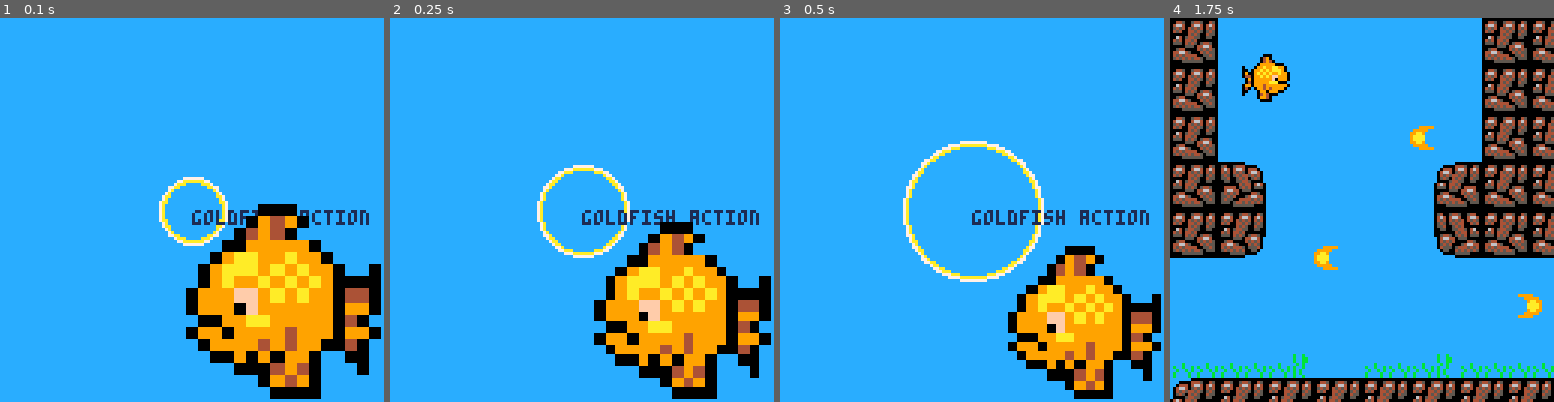
Above: before the commit, frames 1-4 (left to right).
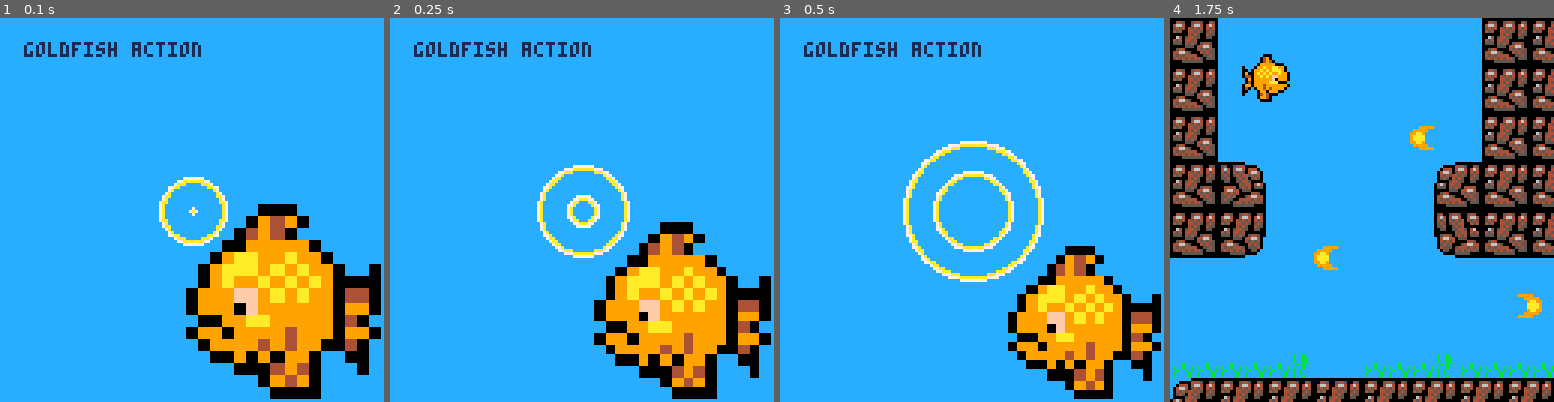
Above: after the commit, the same moments.

Repository: initials/goldfishaction
Game: PICO-8 cartridge goldfish.p8
Two runs of this game, one before a commit and one after it. Both use one fixed random seed, a clock stepped at 60 frames per second and the inputs below.
Inputs:
- Up to frame 1 (0.1 s): no input
- Up to frame 2 (0.25 s): no input
- Up to frame 3 (0.5 s): tap O (Z key) at 0.33 s
- Up to frame 4 (1.75 s): tap O (Z key) at 0.7, 1.43 s; tap X (X key) at 1.07 s

The runs differ from the first frame. In frame 1, 1.4% of the frame differs, in the area x 6-97%, y 6-54%; in frame 2, 1.9%; in frame 3, 2.5%, in the area x 6-97%, y 6-61%; in frame 4, nothing differs.

Commit message:
cool new intro

Diff:
--- a/goldfish.p8
+++ b/goldfish.p8
@@ -90,8 +90,17 @@
   circfill(64,64,circleradius-1,10)
   circfill(64,64,circleradius-2,12)
 
+  circfill(64,64,circleradius-10,7)
+  circfill(64,64,circleradius-11,10)
+  circfill(64,64,circleradius-12,12)
+
+  circfill(64,64,circleradius-25,7)
+  circfill(64,64,circleradius-35,10)
+  circfill(64,64,circleradius-45,12)
+
+
   circleradius+=1
-  print("goldfish action",64,64,1)
+  print("goldfish action",8,8,1)
   if (circleradius>128) circleradius=0
 
 
